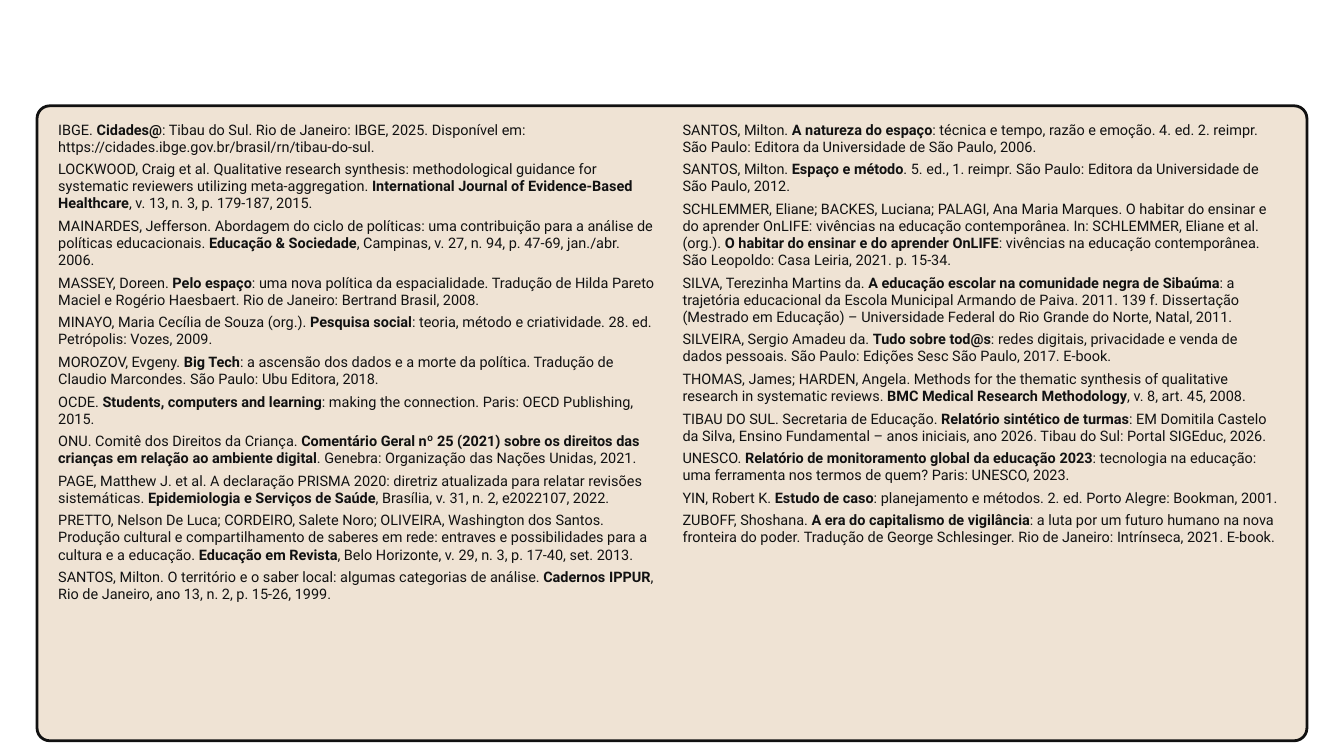
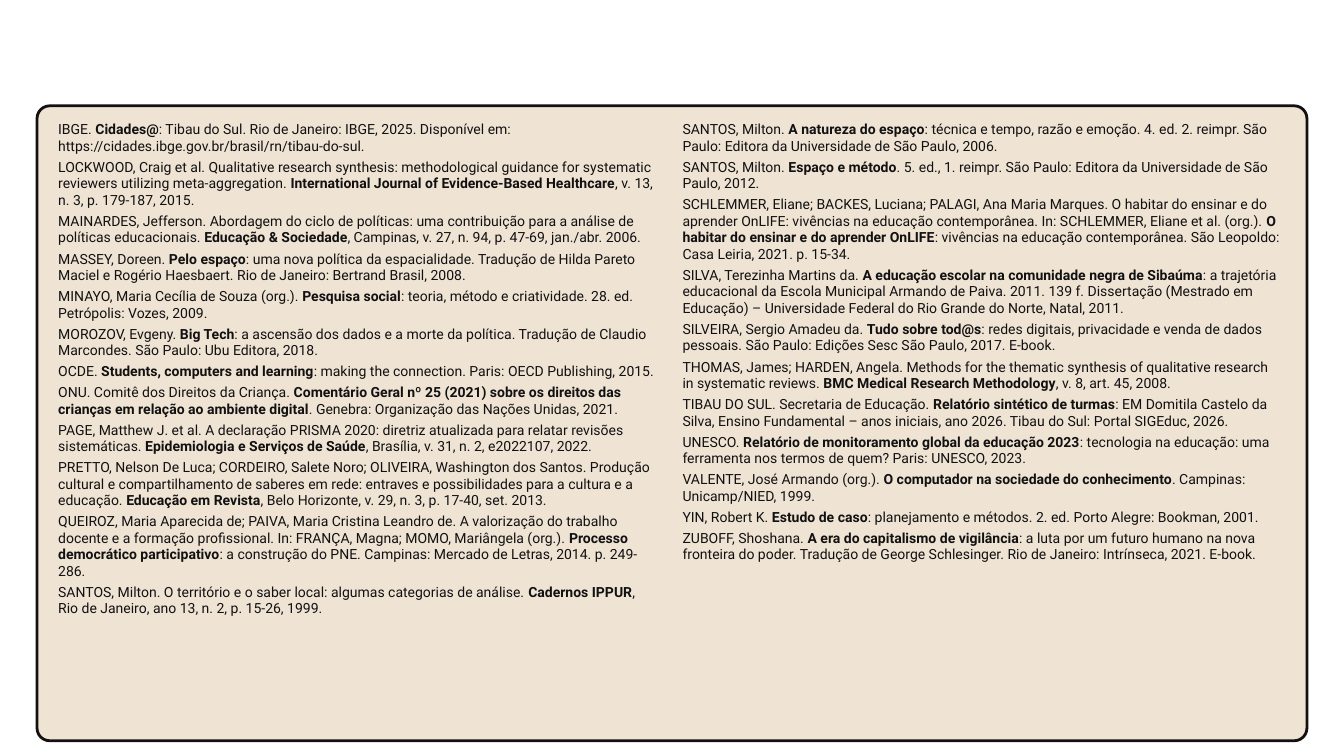
Before and after one commit to yzynya-beep/Tese, a slide deck: slide 32 of apresentacao_qualificacao/Qualificacao_PNED_Pipa.pptx. Drawn at 1344x756 pixels with LibreOffice and Linux fonts; fonts in the diff are those of the drawing; background and template pictures are left out. Boxes give left, top, right and bottom in pixels: in the first picture for what was removed or moved away, otherwise in the second. Text is boxed around its words. In the diff, an @@ line names an element or a change of style, - is before the commit and + after.

```diff
--- a/apresentacao_qualificacao/Qualificacao_PNED_Pipa.pptx
+++ b/apresentacao_qualificacao/Qualificacao_PNED_Pipa.pptx
@@ text at (58,123,654,616): size 15.5 to 15 pt in "IBGE. Cidades@: Tibau do Sul. Rio de ...", "LOCKWOOD, Craig et al. Qualitative research synthesis: ...", "MAINARDES, Jefferson. Abordagem do ciclo de políticas: ...", "MASSEY, Doreen. Pelo espaço: uma nova política ..." and 7 more places; less space between paragraphs @@
@@ text at (683,123,1279,562): size 15.5 to 15 pt; less space between paragraphs @@
@@ text at (683,473,1245,504): paragraph added @@
+VALENTE, José Armando (org.). O computador na sociedade do conhecimento. Campinas: Unicamp/NIED, 1999.
@@ text at (58,515,637,576): paragraph added @@
+QUEIROZ, Maria Aparecida de; PAIVA, Maria Cristina Leandro de. A valorização do trabalho docente e a formação profissional. In: FRANÇA, Magna; MOMO, Mariângela (org.). Processo democrático participativo: a construção do PNE. Campinas: Mercado de Letras, 2014. p. 249-286.
```
Also in this commit, not shown: 4 other slides changed, 6 other files.
